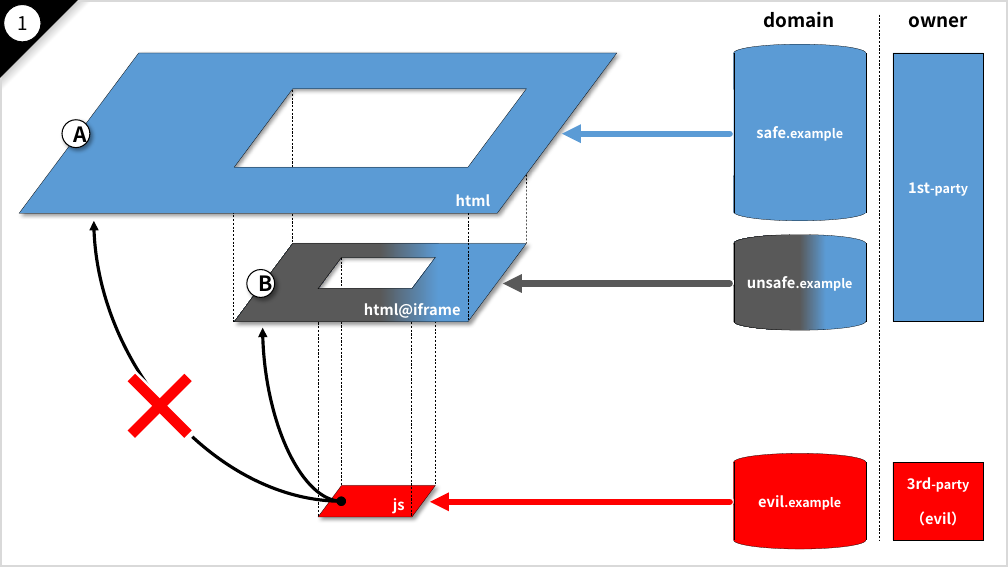
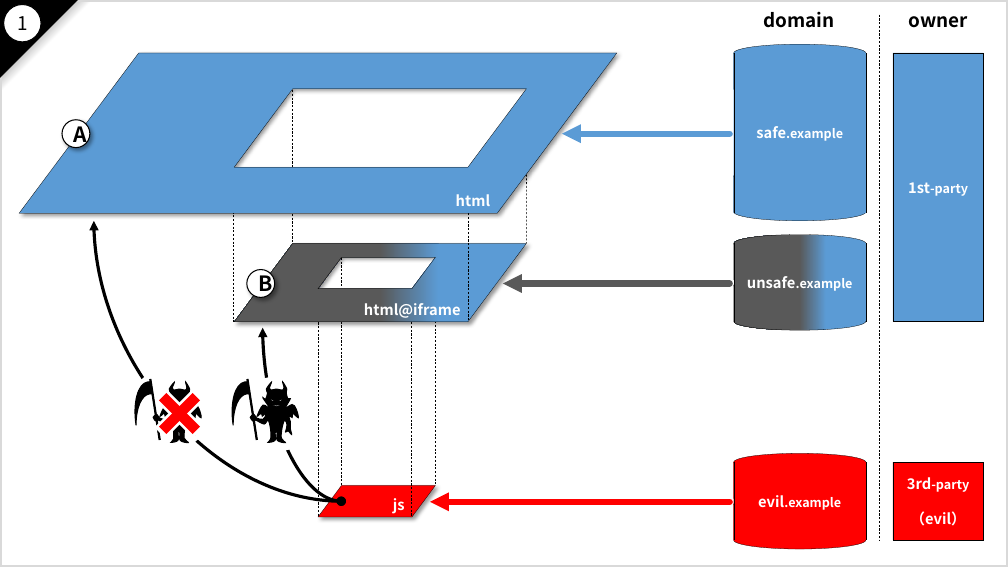
Before and after one commit to nakayama-kazuki/2021, a slide deck: slide 2 of pptx/power-punch-v2.pptx. Drawn at 1008x567 pixels with LibreOffice and Linux fonts; fonts in the diff are those of the drawing; background and template pictures are left out. Boxes give left, top, right and bottom in pixels: in the first picture for what was removed or moved away, otherwise in the second. Text is boxed around its words. In the diff, an @@ line names an element or a change of style, - is before the commit and + after.

```diff
--- a/pptx/power-punch-v2.pptx
+++ b/pptx/power-punch-v2.pptx
@@ freeform shape added at [130,373,205,450], fill #000000, outline #000000 1 pt @@
@@ rectangle added at [132,372,204,450], fill #FFFFFF @@
@@ freeform shape added at [227,373,302,450], fill #000000, outline #000000 1 pt @@
@@ rectangle added at [256,375,296,453], fill #FFFFFF @@
@@ line moved from (129, 374) - (191, 438) to (160, 433) - (200, 393) @@
@@ line moved from (127, 439) - (194, 372) to (161, 395) - (198, 433) @@
@@ line moved from (132, 377) - (188, 434) to (163, 397) - (197, 430) @@
@@ line moved from (132, 434) - (188, 377) to (163, 430) - (197, 397) @@
```
Also in this commit, not shown: 6 other slides changed.
